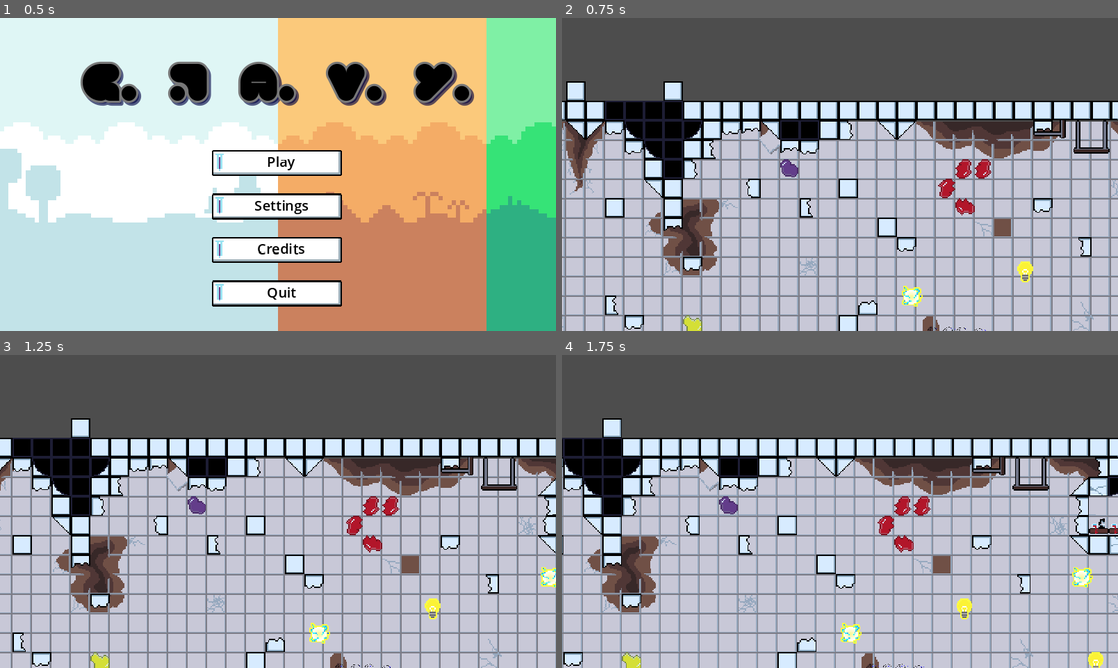
Above: before the commit, frames 1-4 (two rows, left to right).
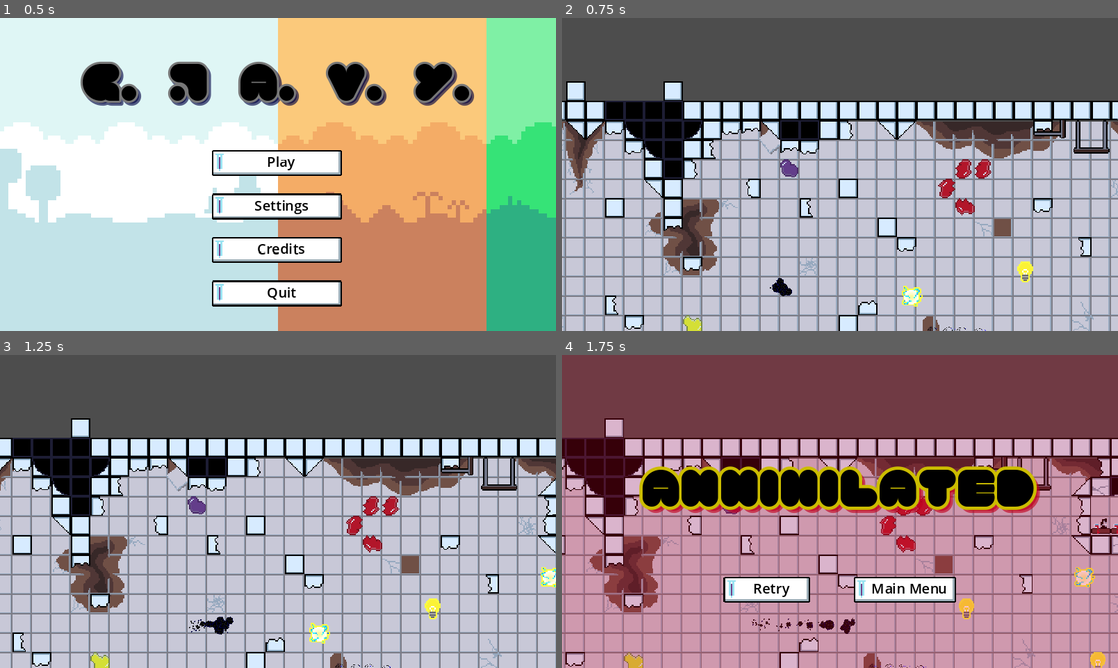
Above: after the commit, the same moments.

Repository: BenBenBenB/godot-testing-2d
Game: Godot game, scene res://scene/main.tscn
Two runs of this game, one before a commit and one after it. Both use one fixed random seed, a clock stepped at 60 frames per second and the inputs below. Sound files missing from this copy of the repository are replaced by a short silence.
Inputs:
- Up to frame 1 (0.5 s): no input
- Up to frame 2 (0.75 s): click "Play" at 0.5 s
- Up to frame 3 (1.25 s): no input
- Up to frame 4 (1.75 s): hold D (move_right) from 1.28 s (still down)

Frame 1 is identical in both runs. In frame 2, 0.1% of the frame differs, in the area x 37-42%, y 83-89%; in frame 3, 0.2%; in frame 4, 99%, in the area x 0-100%, y 0-100%.

Commit message:
player start pos not hardcoded

Diff:
--- a/scene/level/level_01.gd
+++ b/scene/level/level_01.gd
@@ -1,10 +1,12 @@
 extends Level
 
 @onready var player_blackhole: PlayerBlackhole = $PlayerBlackhole
+@onready var player_start = $Positions/PlayerStart
 
 func _ready() -> void:
 	super()
 	player_blackhole.stop_scroll.connect(stop_scroll)
+	player_blackhole.position = player_start.position
 
 func stop_scroll():
 	scroll_speed = 0.0
--- a/scene/level/level_01.tscn
+++ b/scene/level/level_01.tscn
@@ -122,6 +122,11 @@
 stream = ExtResource("2_e4ubd")
 bus = &"Music"
 
+[node name="Positions" type="Node" parent="."]
+
+[node name="PlayerStart" type="Marker2D" parent="Positions"]
+position = Vector2(74, 138)
+
 [node name="looping BG" type="Sprite2D" parent="."]
 modulate = Color(0.784314, 0.784314, 0.843137, 1)
 show_behind_parent = true
